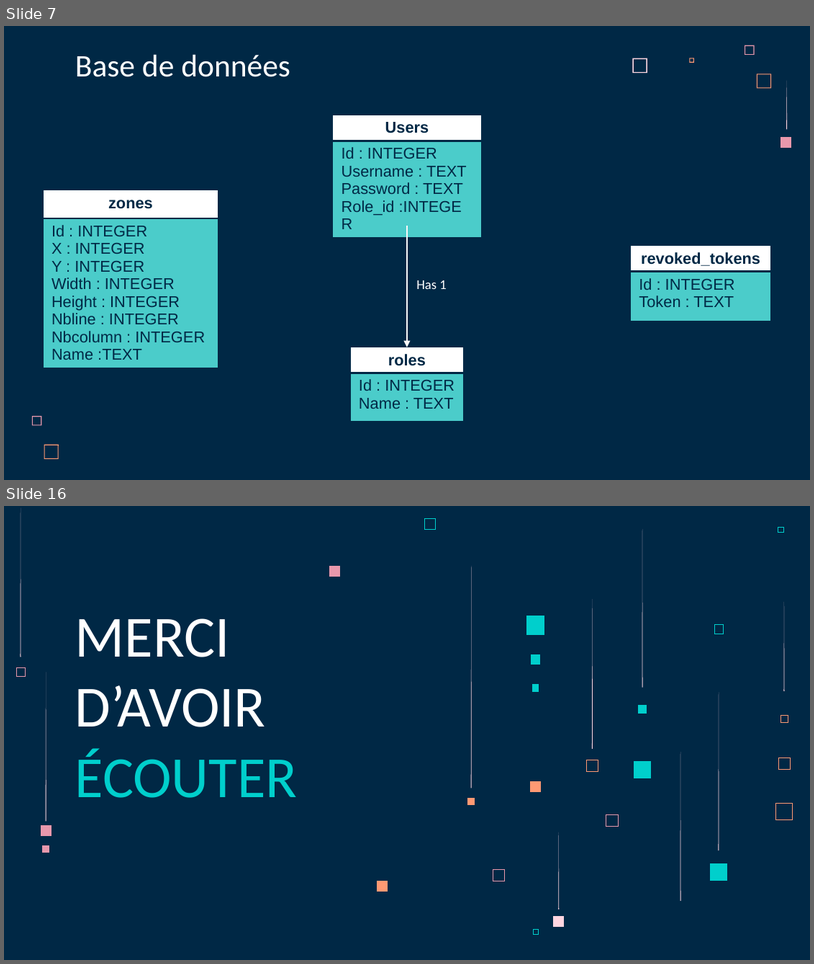
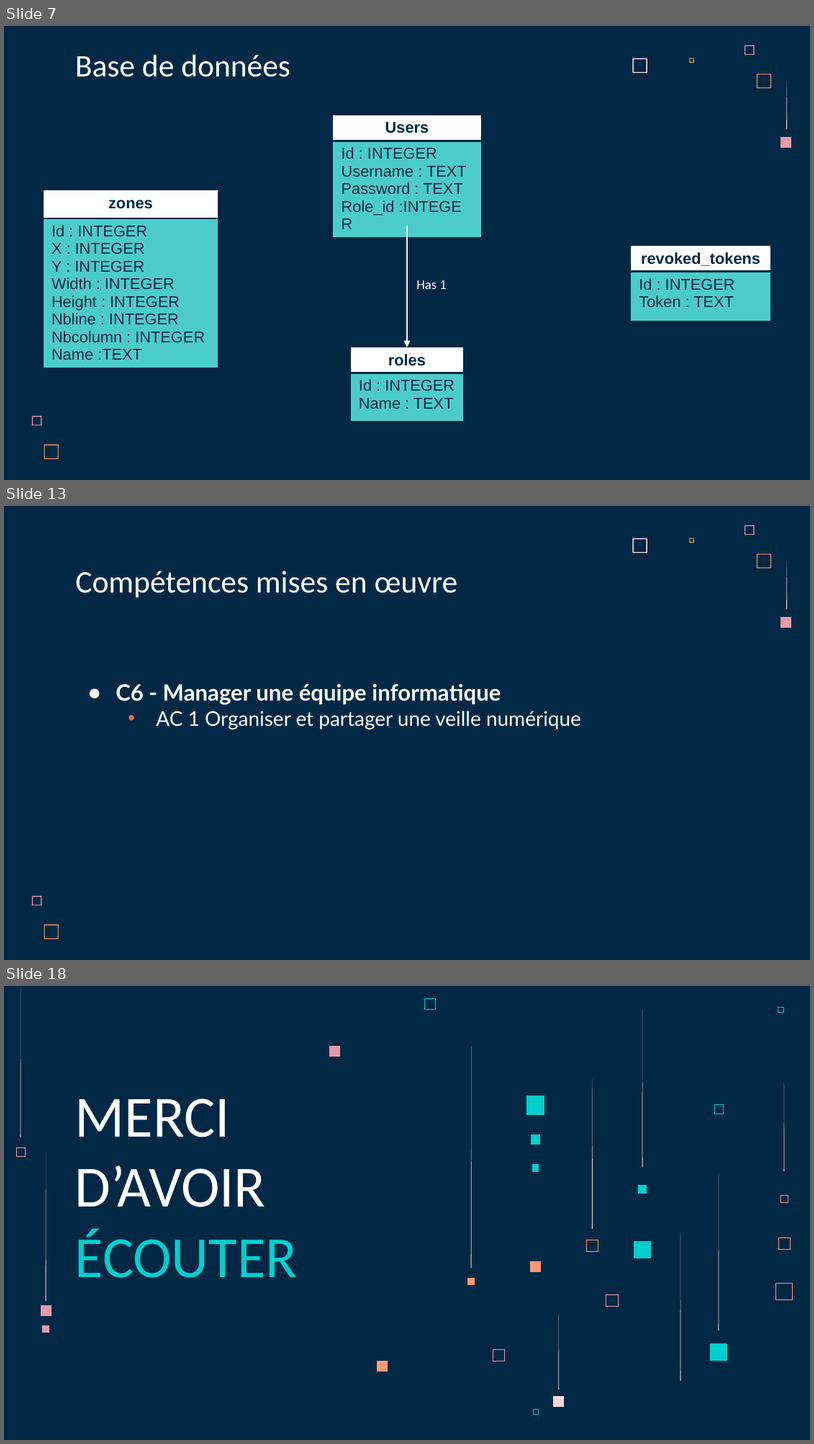
Before and after one commit to LoicSERRE/Projet-annuel-BUT3, a slide deck: Revue de projet/Diapo revue de projet.pptx. Shown one above the other, each under a label of ours: slides 7 and 16 before the commit, slides 7, 13 and 18 after it; the slides between them are not shown. The pictures are 814x964 and 814x1444 pixels, drawn with LibreOffice and Linux fonts; fonts in the diff are those of the drawing. Boxes give left, top, right and bottom in pixels: in the first picture for what was removed or moved away, otherwise in the second. Text is boxed around its words. In the diff, an @@ line names an element or a change of style, - is before the commit and + after.

```diff
--- a/Revue de projet/Diapo revue de projet.pptx
+++ b/Revue de projet/Diapo revue de projet.pptx
@@ slide 13 added at (4,506,810,960), background #002845; not listed: 8 template elements that a slide beside it also shows @@
@@ title added at (75,571,458,597), 28 pt, text #FFFFFF @@
+Compétences mises en œuvre
@@ subtitle added at (116,684,581,729), 18 pt, text #FFFFFF @@
+● C6 - Manager une équipe informatique
+  • AC 1 Organiser et partager une veille numérique
@@ what was slide 16 is now slide 18 @@
```
Also in this commit, not shown: 5 slides changed, 4 other slides added, 3 slides removed.
